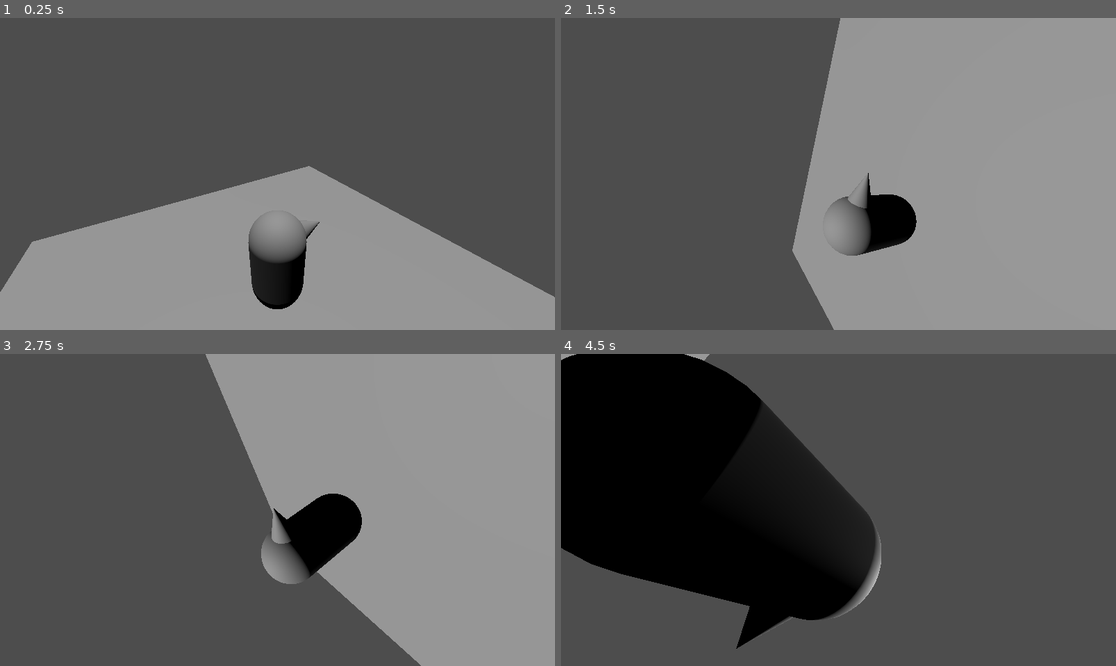
Above: before the commit, frames 1-4 (two rows, left to right).
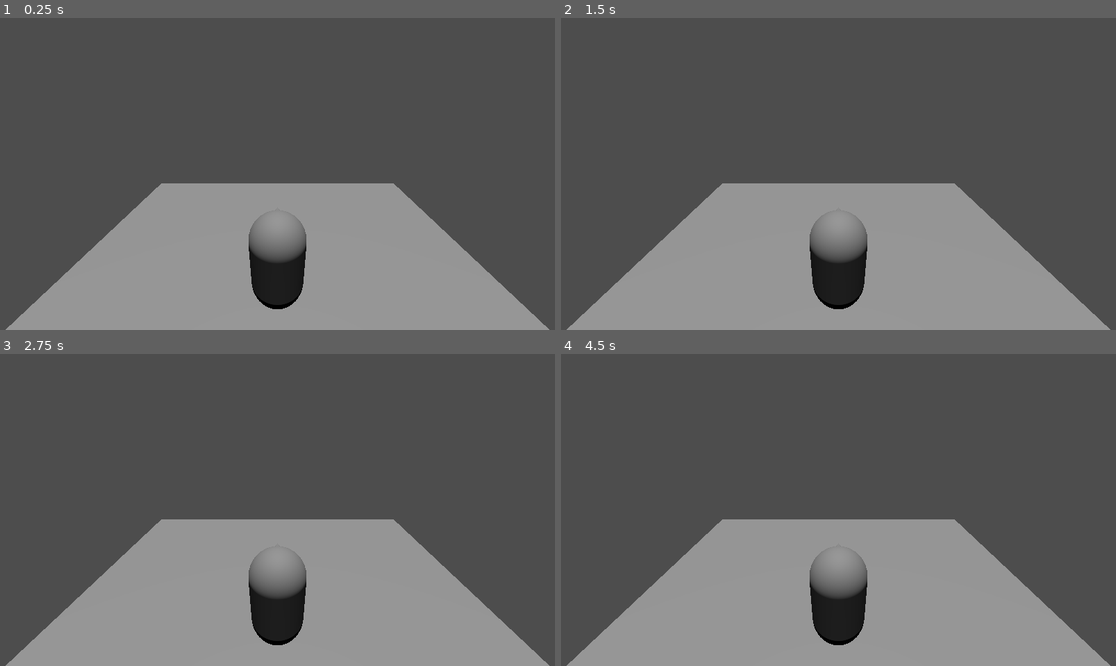
Above: after the commit, the same moments.

Repository: B1689542/Bannana-Barry-and-His-Quest-for-the-Third-Dimension
Game: Godot game, scene res://world.tscn
The game is run twice, just before and just after one commit, with the same random seed, the same clock (stepped at 60 frames per second) and the same inputs.
Inputs (mouse positions are in pixels of both pictures, inside the frame that each line leads up to):
- Up to frame 1 (0.25 s): no input
- Up to frame 2 (1.5 s): tap Enter at 0.5 s; move the mouse to (960, 158) at 0.52 s; tap Space at 1.25 s; move the mouse to (727, 189) at 1.27 s
- Up to frame 3 (2.75 s): tap Enter at 2 s; move the mouse to (333, 441) at 2.02 s
- Up to frame 4 (4.5 s): tap Space at 2.75, 4.25 s; move the mouse to (810, 572) at 2.77 s; tap Enter at 3.5 s; move the mouse to (1005, 556) at 3.52 s; move the mouse to (672, 463) at 4.27 s

The runs differ from the first frame. In frame 1, 6.2% of the frame differs, in the area x 0-100%, y 47-100%; in frame 2, 52%; in frame 3, 60%, in the area x 1-100%, y 0-100%; in frame 4, 59%.

Commit message:
Update spring_arm_3d.gd

Diff:
--- a/spring_arm_3d.gd
+++ b/spring_arm_3d.gd
@@ -3,7 +3,7 @@
 var test = 0
 # Called when the node enters the scene tree for the first time.
 func _ready() -> void:
-	rotate_y(45)
+	rotate_y(0)
 	pass
 
 
@@ -15,7 +15,7 @@
 	if event is InputEventMouseMotion:
 		print("Mouse Motion at: ", event.position)
 		#rotate_y(.005 * -event.relative.x)
-		rotate_x(-transform.basis.z.x)
-		test = event.relative.y
-		#rotate_x(.005 * test * .5)
+		test = transform.basis.z.x
+		rotate_x(-test)
+		rotate_x(.005 * test * .5)
 		#rotate_z(.005 * test * -.5) #havin a spot of bother with this one
